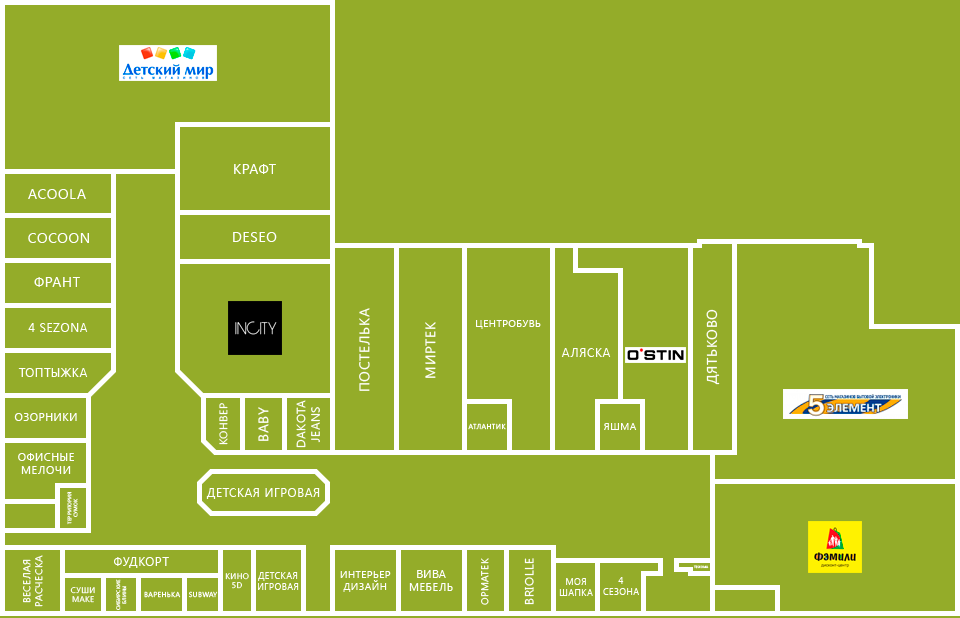
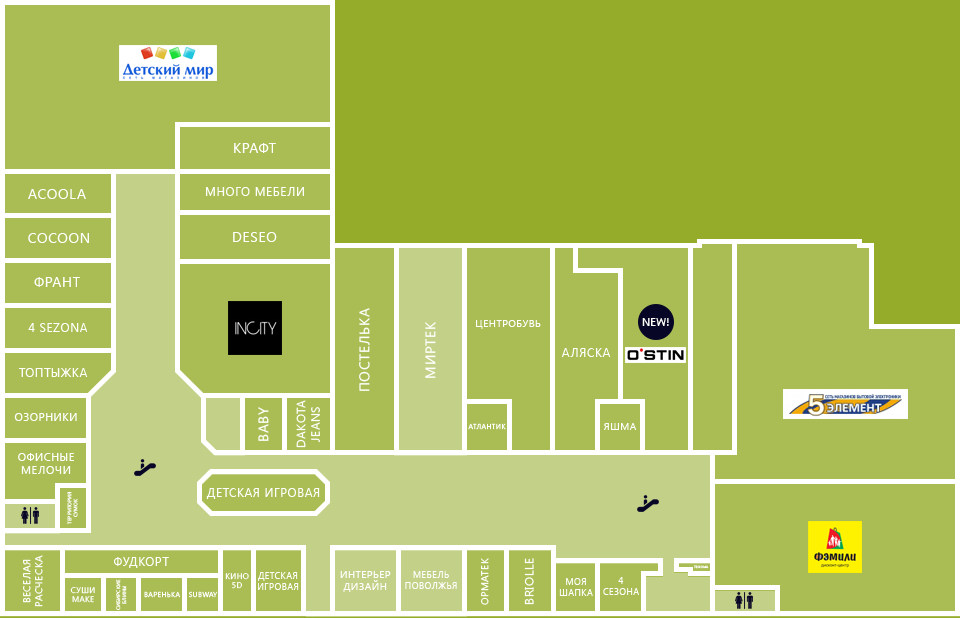
Revision of a layered 960x618 image; what changed, layer by layer:
showed group "новые отделы" (1st of 2, in "karta2_радуга кемерово 2 этаж") (2 layers) over [638, 304, 674, 340]
showed group "иконки" (5 layers) over [21, 459, 753, 610]
added layer "Слой 10" in group "иконки" over [21, 459, 753, 609]
added layer "Слой 9" in group "названия отделов" over [14, 45, 908, 610]
hid "Слой 6" over [14, 45, 908, 610]
added layer "Слой 8" in group "контуры" over [5, 5, 955, 611]
hid "Слой 5" over [5, 5, 955, 611]
showed group "фон" (4 layers) over [0, 5, 960, 618]
added layer "Слой 7" in group "фон" over [0, 5, 960, 618]
